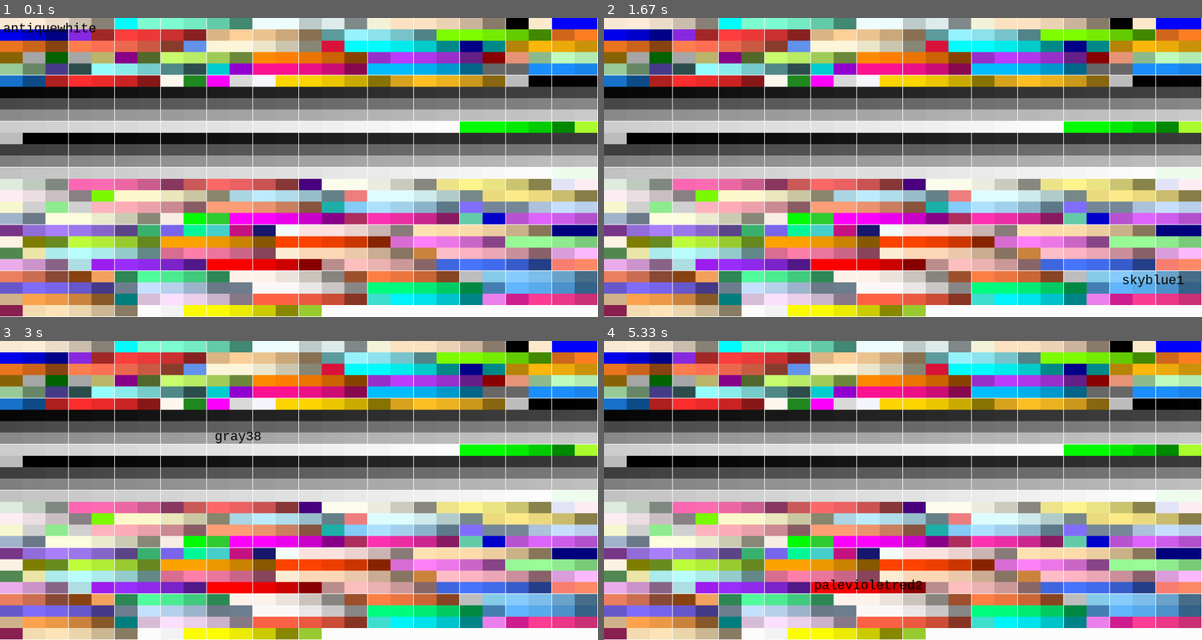
Above: before the commit, frames 1-4 (two rows, left to right).
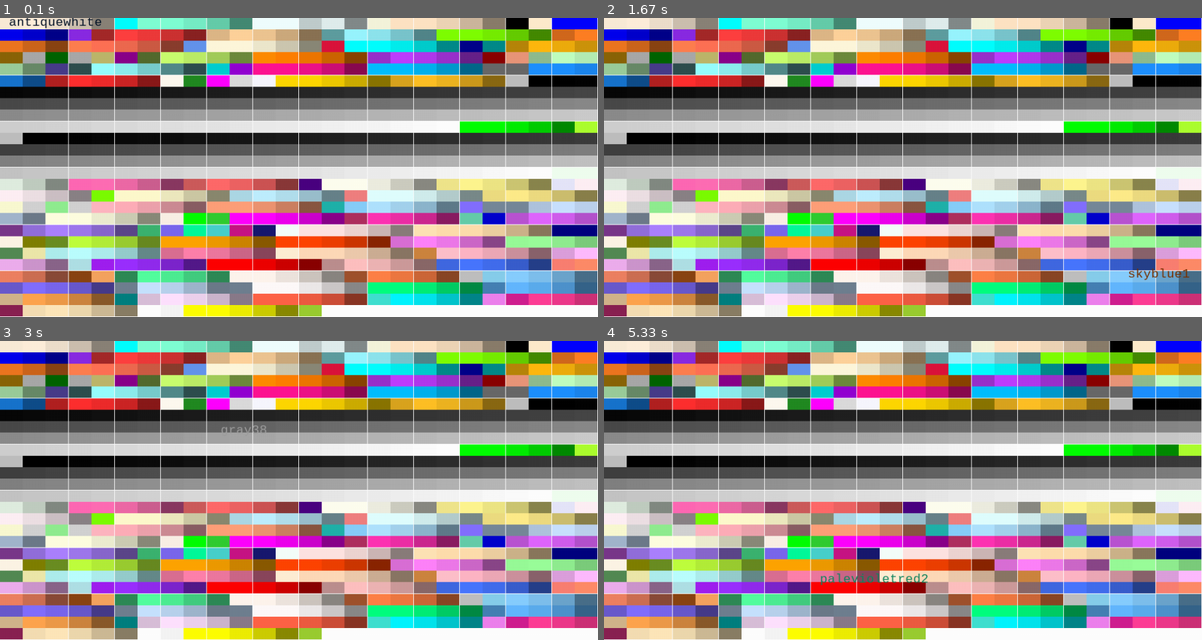
Above: after the commit, the same moments.

Repository: mininuke69/PygameColors
Game: pygame game, started from main.py
Two runs of this game, one before a commit and one after it. Both use one fixed random seed, a clock stepped at 60 frames per second and the inputs below.
Inputs (mouse positions are in pixels of both pictures, inside the frame that each line leads up to):
- Up to frame 1 (0.1 s): no input
- Up to frame 2 (1.67 s): click (903, 167) at 0.38 s; click (903, 185) at 0.72 s; click (717, 122) at 1.05 s; click (1124, 272) at 1.38 s
- Up to frame 3 (3 s): click (310, 388) at 1.72 s; click (269, 568) at 2.05 s; click (281, 439) at 2.38 s; click (215, 427) at 2.72 s
- Up to frame 4 (5.33 s): click (1058, 463) at 3.05 s; click (1088, 484) at 3.38 s; click (1028, 436) at 3.72 s; click (729, 430) at 4.05 s; click (926, 478) at 4.38 s; click (729, 472) at 4.72 s; click (813, 577) at 5.05 s

The runs differ from the first frame. In frame 1, 0.4% of the frame differs, in the area x 0-17%, y 0-6%; in frame 2, 0.3%; in frame 3, 0.2%; in frame 4, 0.5%, in the area x 35-55%, y 77-84%.

Commit message:
icon + finishing touches

Diff:
--- a/main.py
+++ b/main.py
@@ -1,10 +1,13 @@
 import pygame, math
 
 pygame.init()
-CONSOLAS = pygame.font.SysFont("consolas", 24)
+CONSOLAS_SMALL = pygame.font.SysFont("consolas", 23)
 clock = pygame.time.Clock()
 SCREEN_WIDTH, SCREEN_HEIGHT = 1000, 500
 screen = pygame.display.set_mode((SCREEN_WIDTH, SCREEN_HEIGHT))
+pygame.display.set_caption("Pygame Color Picker")
+icon = pygame.image.load("icon.png")
+pygame.display.set_icon(icon)
 screen.fill("white")
 
 colors = pygame.color.THECOLORS
@@ -32,20 +35,23 @@
                             SCREEN_WIDTH / SQUARES_ON_LINE,
                             SCREEN_HEIGHT / SQUARES_ON_LINE)
         pygame.draw.rect(screen, pygame.color.Color(rgba), drawrect)
-        rect_name_dict.append((drawrect, name))
+        rect_name_dict.append((drawrect, name, rgba))
 
 def ColorFromPoint(point):
-    for item in rect_name_dict:
+    for item in rect_name_dict: #(rect, name, rgba)
         if item[0].collidepoint(point):
-            return item[1]
+            if item[1] != None:
+                return item[1], item[2]
+    else: return "", pygame.color.Color(255, 255, 255, 255)
 
 
-panic = 0
-while panic < 3:
+
+
+while True:
     for event in pygame.event.get():
         if event.type == pygame.QUIT:
-            panic += 1
-            print(f"nah no quitting >:)")
+            pygame.quit()
+            quit()
 
         if event.type == pygame.MOUSEBUTTONDOWN:
             print(current_color)
@@ -53,10 +59,7 @@
 
     RenderColors()
     mouse_pos = pygame.mouse.get_pos()
-    current_color = ColorFromPoint(mouse_pos)
-    txt_img = pygame.font.Font.render(CONSOLAS, current_color, True, "black")
-    screen.blit(txt_img, mouse_pos)
+    current_color, current_rgba = ColorFromPoint(mouse_pos)
+    render_text = pygame.font.Font.render(CONSOLAS_SMALL, current_color, True, pygame.color.Color(255 - current_rgba[0], 255 - current_rgba[1], 255 - current_rgba[2], 510 - current_rgba[3]))
+    screen.blit(render_text, (mouse_pos[0] + 10, mouse_pos[1] - 10))
     pygame.display.update()
-
-print("okay then :(")
-pygame.quit()
Binary file added: icon.png
